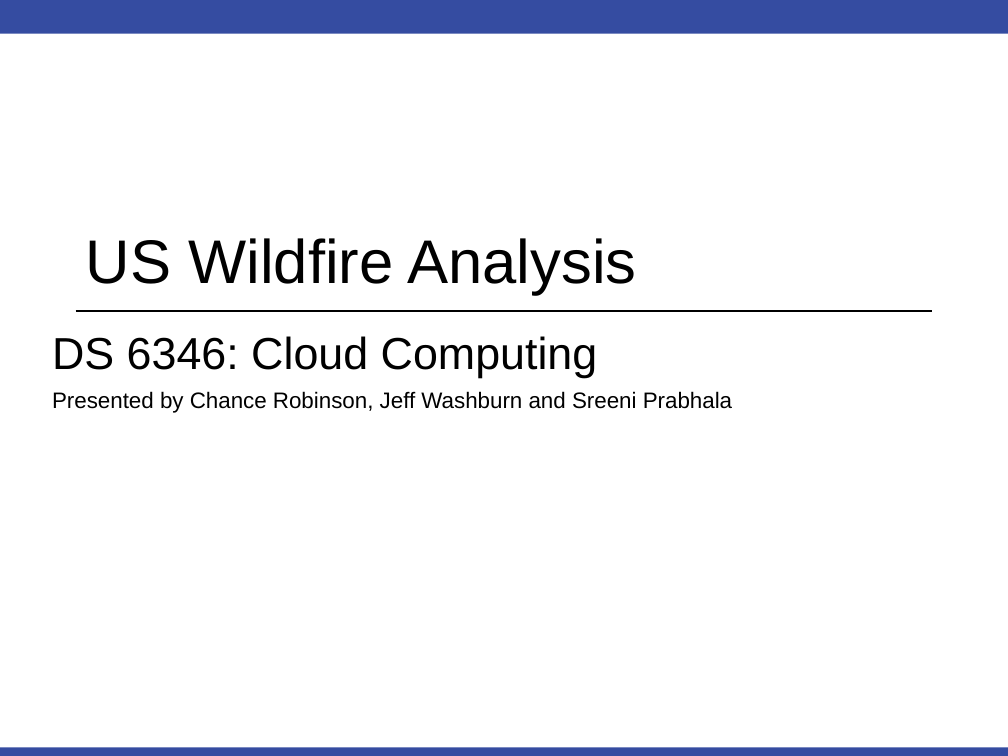
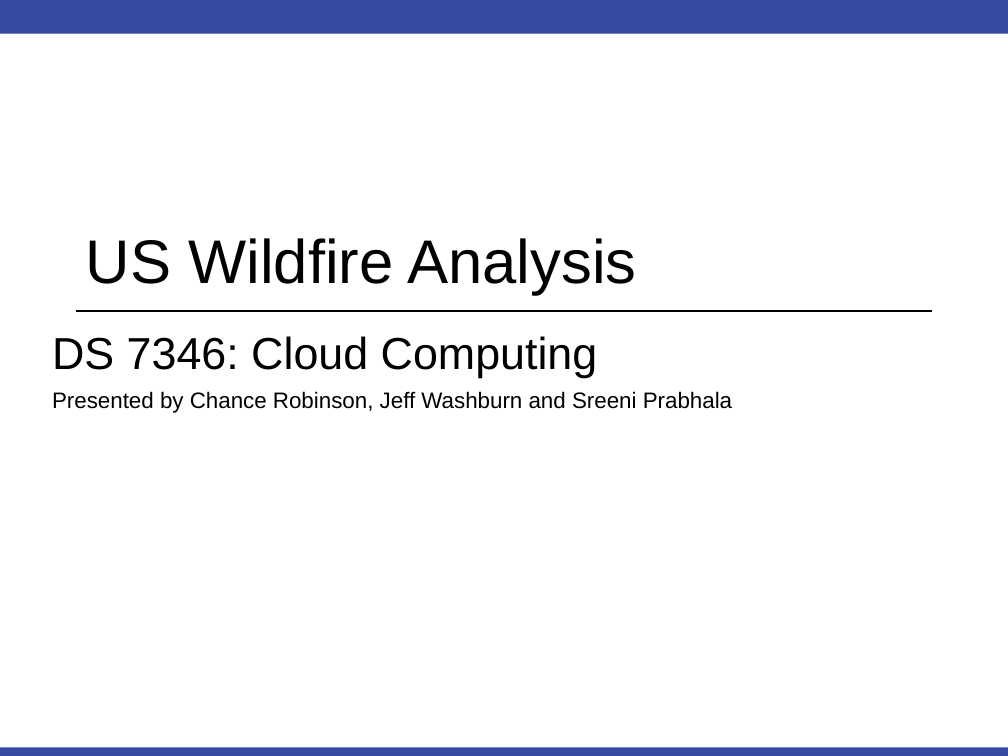
Before and after one commit to RobinsonCW/USWildfireAnalysis, a slide deck: slide 1 of presentation/DS7346_Cloud_Computing_Presentation.pptx. Drawn at 1008x756 pixels with LibreOffice and Linux fonts; fonts in the diff are those of the drawing; background and template pictures are left out. Boxes give left, top, right and bottom in pixels: in the first picture for what was removed or moved away, otherwise in the second. Text is boxed around its words. In the diff, an @@ line names an element or a change of style, - is before the commit and + after.

Commit message:
update class number on opening slide

```diff
--- a/presentation/DS7346_Cloud_Computing_Presentation.pptx
+++ b/presentation/DS7346_Cloud_Computing_Presentation.pptx
@@ subtitle at (52,336,598,377): text changed @@
-DS 6346: Cloud Computing
+DS 7346: Cloud Computing
```
